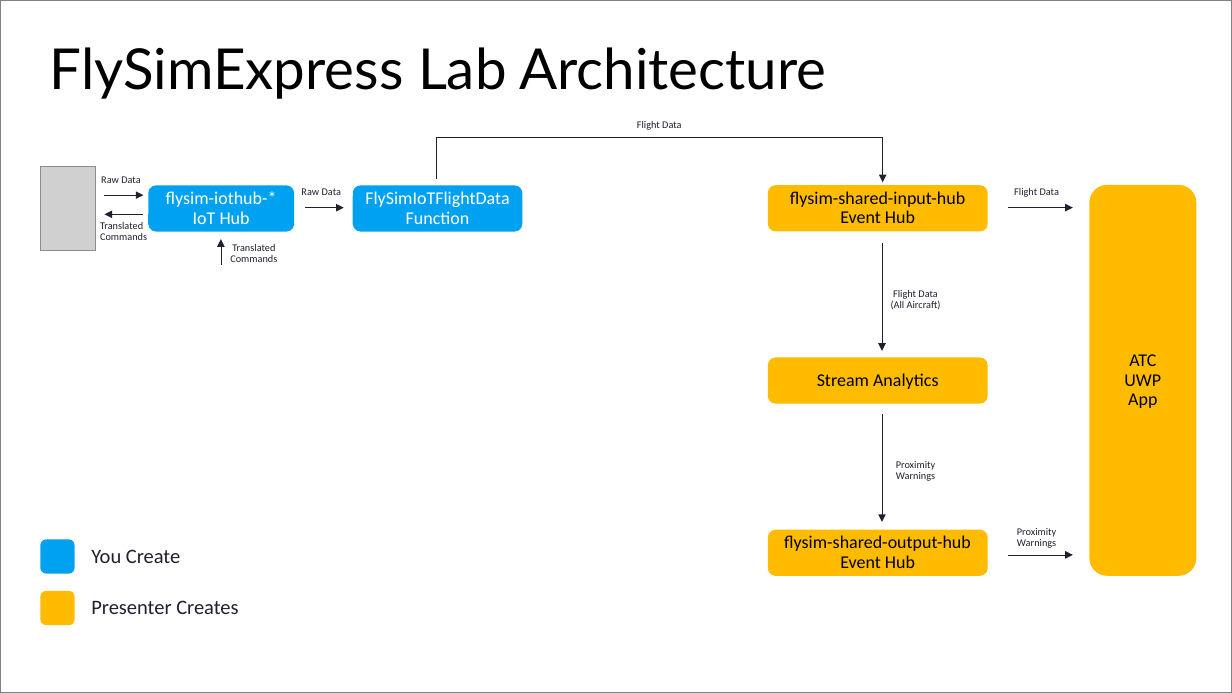
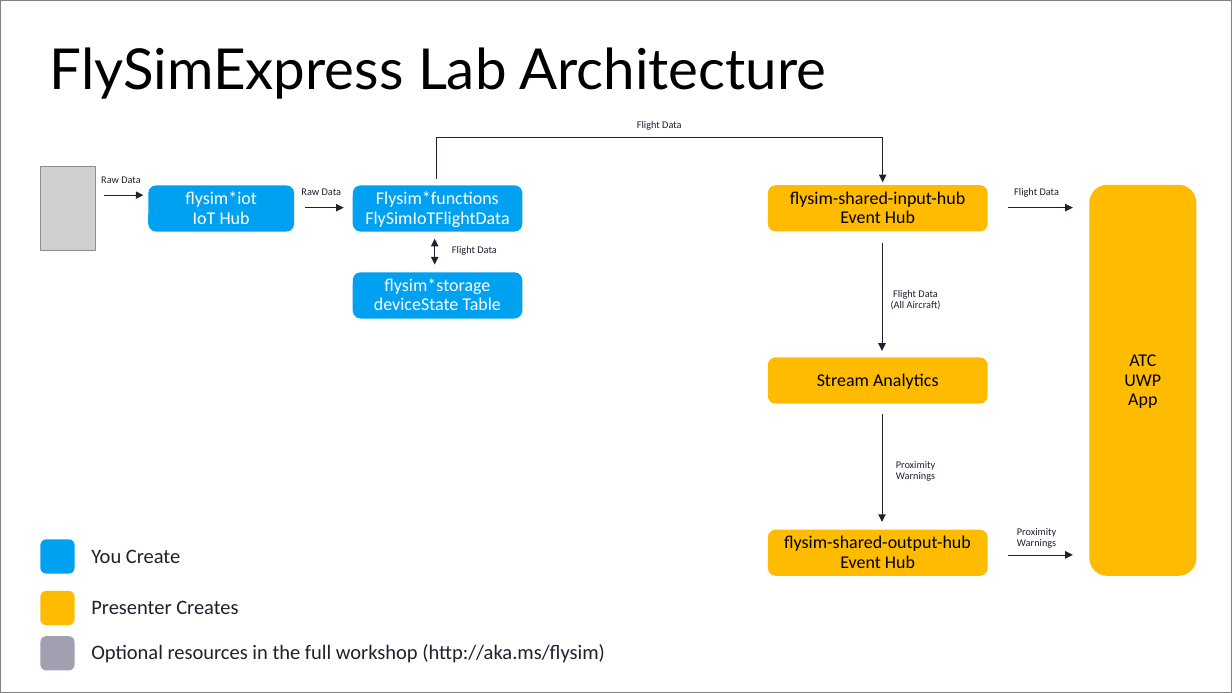
Before and after one commit to BretStateham/FlySimExpress, a slide deck: slide 7 of Slides/FlySimExpress.pptx. Drawn at 1232x693 pixels with LibreOffice and Linux fonts; fonts in the diff are those of the drawing; grey boxes stand for pictures. Boxes give left, top, right and bottom in pixels: in the first picture for what was removed or moved away, otherwise in the second. Text is boxed around its words. In the diff, an @@ line names an element or a change of style, - is before the commit and + after.

```diff
--- a/Slides/FlySimExpress.pptx
+++ b/Slides/FlySimExpress.pptx
@@ text in rounded rectangle at box(185, 191, 257, 224): text changed @@
-flysim-iothub-*
-IoT Hub
+flysim*iot
+IoT Hub
@@ text in rounded rectangle at box(365, 191, 509, 227): text changed @@
-FlySimIoTFlightData
-Function
+Flysim*functions
+FlySimIoTFlightData
@@ text removed at box(100, 222, 147, 240) @@
-Translated
-Commands
@@ arrow removed from (143, 214) to (104, 214) @@
@@ arrow moved from (221, 265) - (221, 239) to (434, 238) - (434, 264) @@
@@ arrow (434, 238) - (434, 264): arrow to double arrow @@
@@ text removed at box(230, 244, 277, 262) @@
-Translated Commands
@@ text added at box(452, 246, 496, 255), 8 pt, text #202030 @@
+Flight Data
@@ rounded rectangle added at box(353, 273, 523, 319), fill #00A1F1, 14 pt, text #FFFFFF @@
+flysim*storage
+deviceState Table
@@ rounded rectangle added at box(41, 637, 75, 671), fill #A0A0B0 @@
@@ text added at box(91, 644, 604, 663), 16 pt, text #202030 @@
+Optional resources in the full workshop (http://aka.ms/flysim)
```
Also in this commit, not shown: 1 other slide changed, 3 slides added, 1 slide removed, 5 other files.
